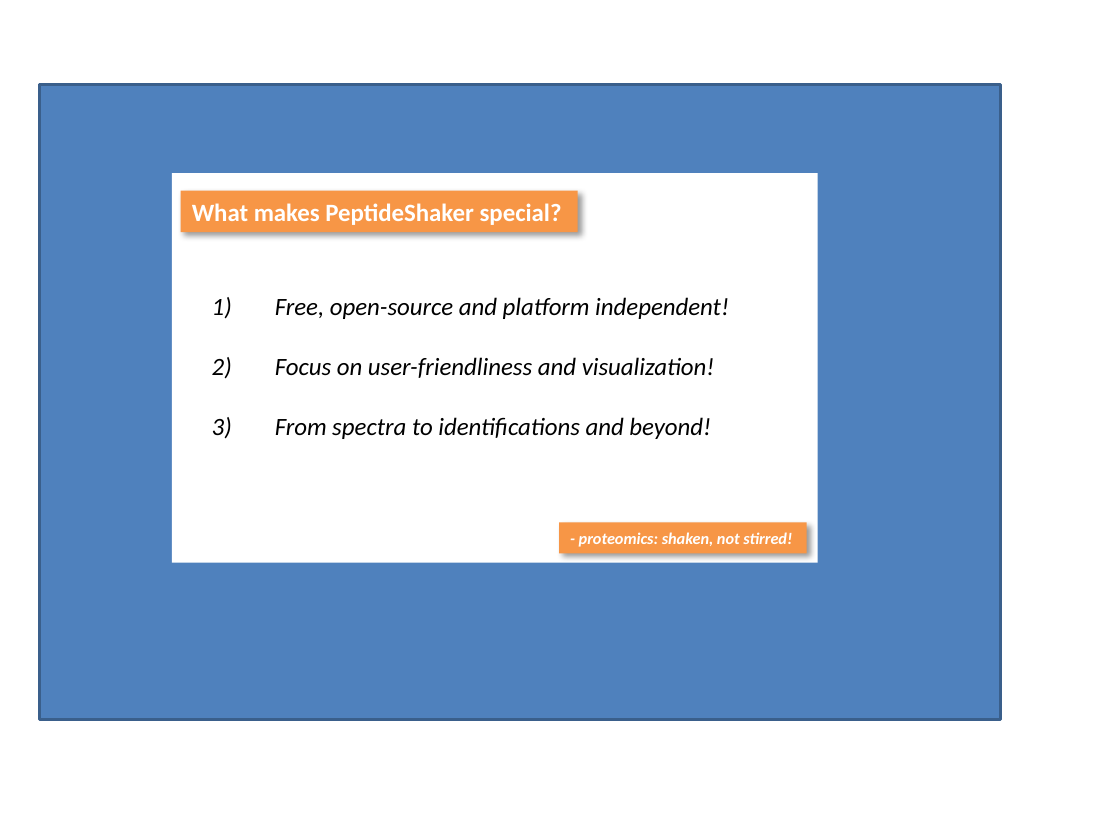
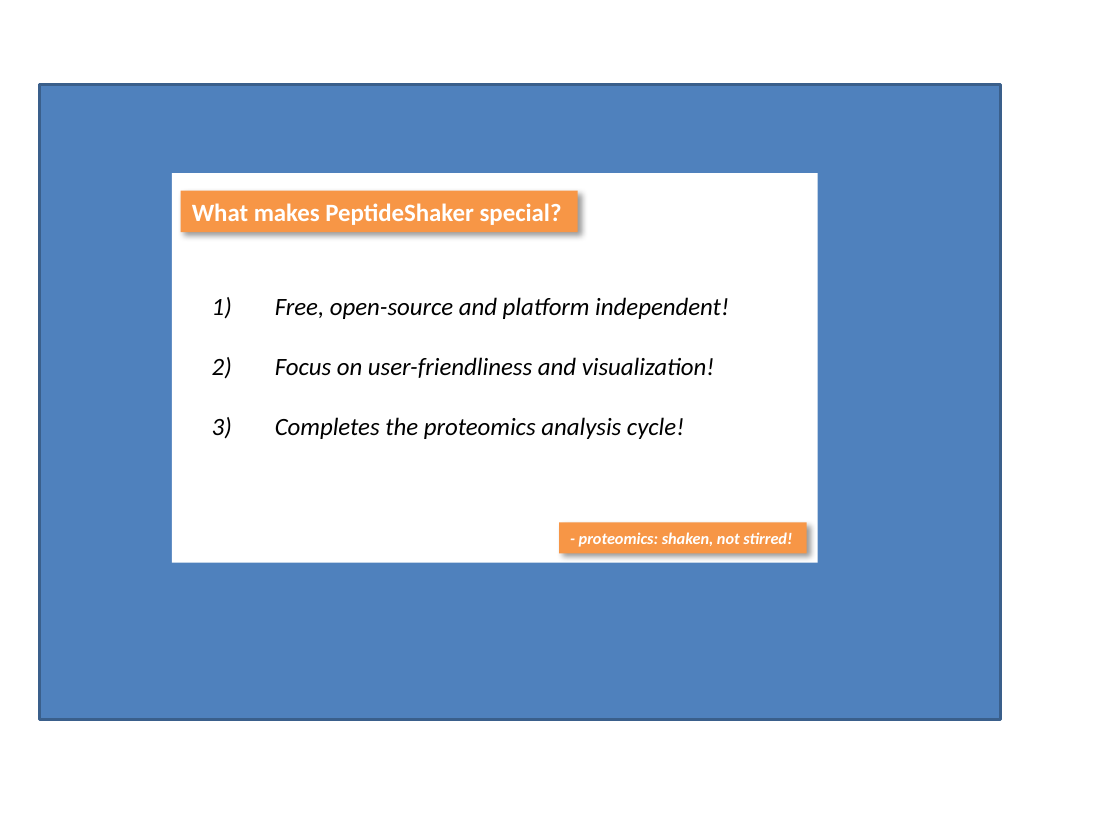
Before and after one commit to compomics/peptide-shaker, a slide deck: slide 1 of wiki/getting_started/getting_started.pptx. Drawn at 1120x840 pixels with LibreOffice and Linux fonts; fonts in the diff are those of the drawing. Boxes give left, top, right and bottom in pixels: in the first picture for what was removed or moved away, otherwise in the second. Text is boxed around its words. In the diff, an @@ line names an element or a change of style, - is before the commit and + after.

```diff
--- a/wiki/getting_started/getting_started.pptx
+++ b/wiki/getting_started/getting_started.pptx
@@ text at [275, 417, 684, 439]: text changed @@
-3) From spectra to identifications and beyond!
+3) Completes the proteomics analysis cycle!
```
Also in this commit, not shown: 2 other slides changed, 1 slide added.
